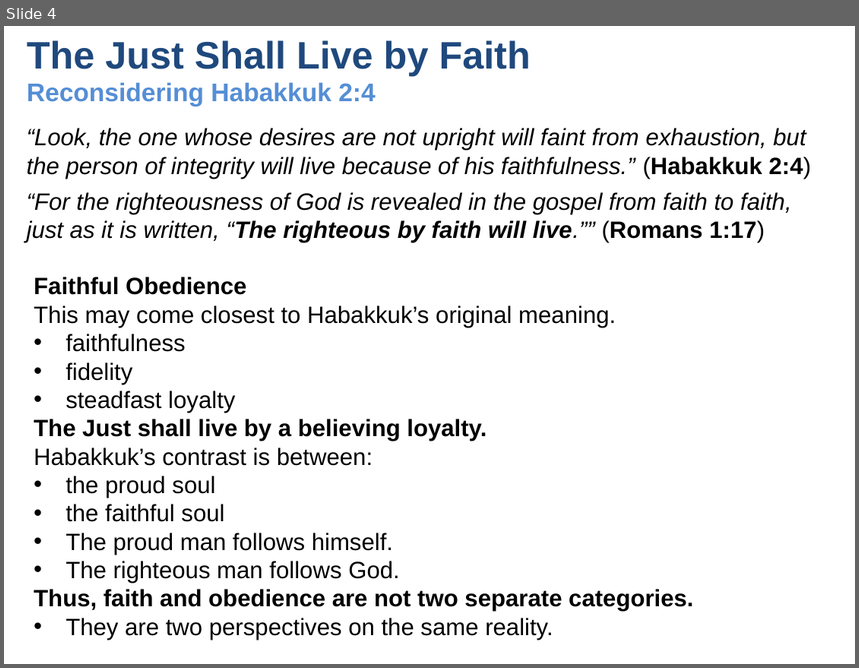
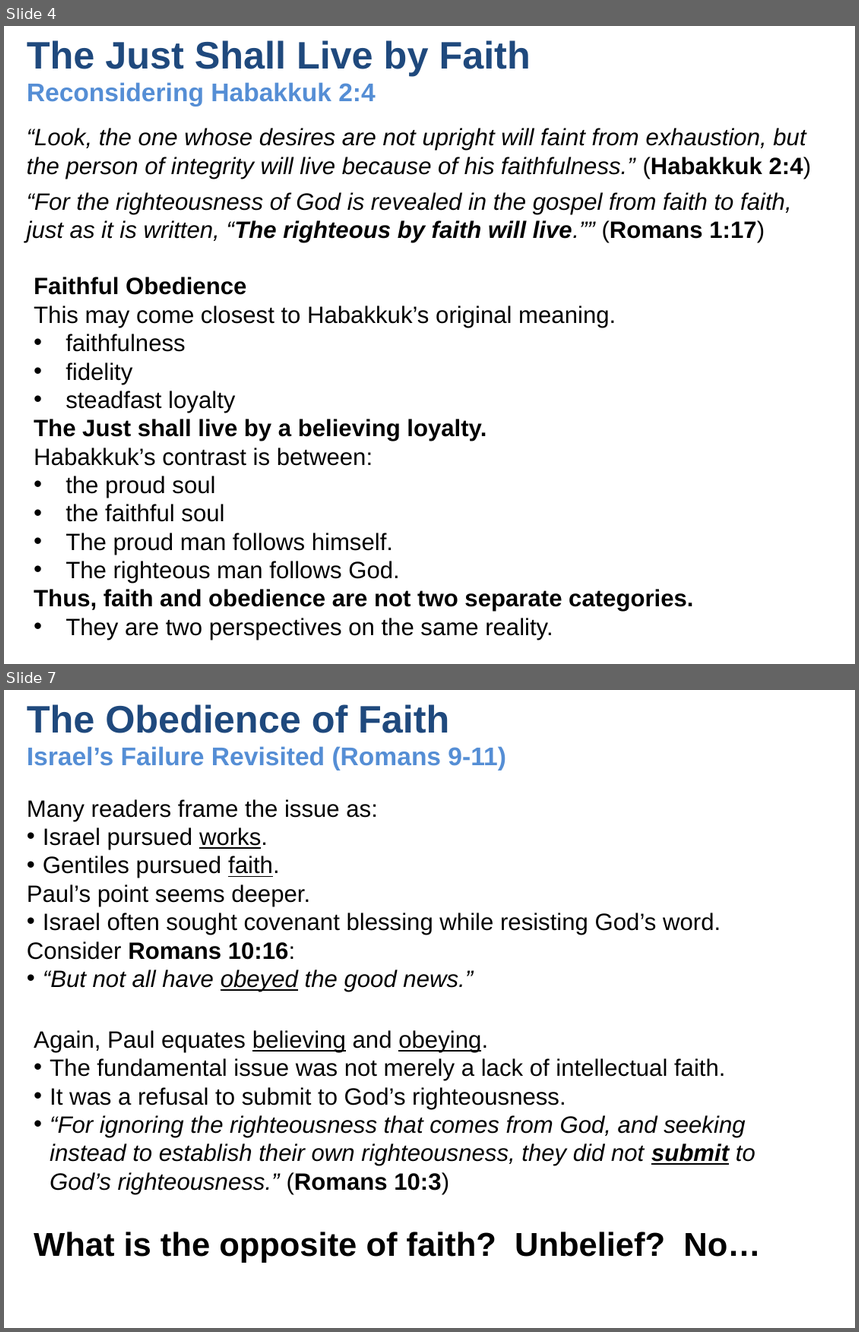
Before and after one commit to UsefulEngines/EvangelismPublic, a slide deck: 2026-Q2/12-ObedienceOfFaith-Ch12-16/2026-06-28-Romans-Ch12-16.pptx. Shown one above the other, each under a label of ours: slide 4 before the commit, slides 4 and 7 after it; the slides between them are not shown. The pictures are 859x668 and 859x1332 pixels, drawn with LibreOffice and Linux fonts; fonts in the diff are those of the drawing. Boxes give left, top, right and bottom in pixels: in the first picture for what was removed or moved away, otherwise in the second. Text is boxed around its words. In the diff, an @@ line names an element or a change of style, - is before the commit and + after.

```diff
--- a/2026-Q2/12-ObedienceOfFaith-Ch12-16/2026-06-28-Romans-Ch12-16.pptx
+++ b/2026-Q2/12-ObedienceOfFaith-Ch12-16/2026-06-28-Romans-Ch12-16.pptx
@@ slide 7 added at [4, 690, 855, 1328], background #FFFFFF @@
@@ title added at [27, 704, 506, 770], 21.6 pt, text #558ED5, bold @@
+The Obedience of Faith
+Israel’s Failure Revisited (Romans 9-11)
@@ text added at [27, 799, 721, 992], 20 pt, text #000000 @@
+Many readers frame the issue as:
+• Israel pursued works.
+• Gentiles pursued faith.
+Paul’s point seems deeper.
+• Israel often sought covenant blessing while resisting God’s word.
+Consider Romans 10:16:
+• “But not all have obeyed the good news.”
@@ text added at [34, 1030, 761, 1263], 20 pt, text #000000 @@
+Again, Paul equates believing and obeying.
+• The fundamental issue was not merely a lack of intellectual faith.
+• It was a refusal to submit to God’s righteousness.
+• “For ignoring the righteousness that comes from God, and seeking instead to establish their own righteousness, they did not submit to God’s righteousness.” (Romans 10:3)
+What is the opposite of faith? Unbelief? No…
```
Also in this commit, not shown: 3 slides changed, 3 other slides added, 3 slides removed, 2 other files.
